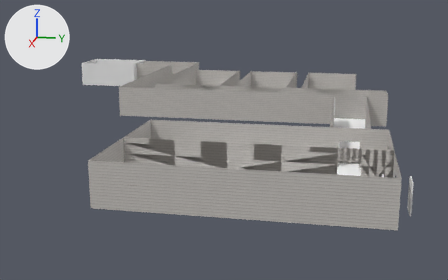
What one commit did to the glTF model assets/levels/level_1.glb.
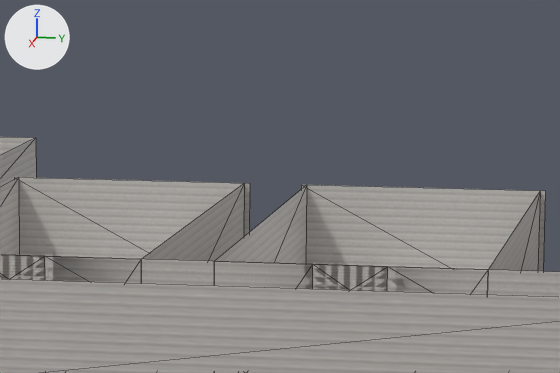
The first picture shows the older version from a 50 mm camera at (163.6, 63.8, 26.0) aimed at (46.0, 40.3, -3.4). The close-ups show the older and then the newer version on the part from 43% to 67% of the width and 13% to 38% of the height of that picture. Only the edits that show in the close-ups are written down. The lights are fixed; the arrows at upper left show +X, +Y and +Z. The close-ups show mesh edges as thin lines. Where no turn or scale is listed for an object, it has been applied to the vertices. Vertices at exactly the same position are counted once.
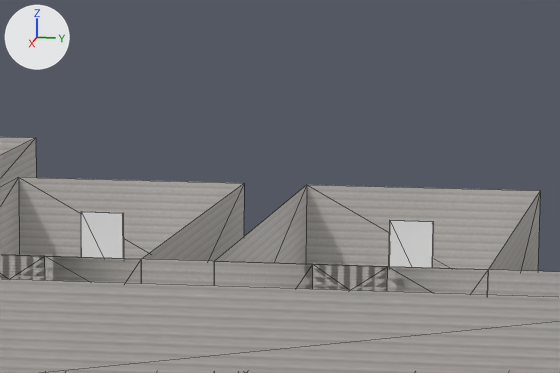
Where the newer file only moved an object's origin or applied its transform, the numbers keep the older frame.

Boxes [x1, y1, x2, y2] around the edits, measured in the close-ups (560 x 373 px):
'Plane.028', reshaped
    before: [301, 185, 545, 271]
    after: [306, 185, 540, 270]
'Cube.005', added
    after: [389, 220, 434, 268]
'Cube.004', added
    after: [81, 211, 124, 259]

The change, as a diff of the scene's bpy script:
```diff
--- a/assets/levels/level_1.glb.py
+++ b/assets/levels/level_1.glb.py
@@ me_plane_023 @@
 # used by ob_plane_028; location = (0.0, 0.0, 0.0)
-me_plane_023.from_pydata(...)  # 4 vertices, 2 faces; spans x 13.0, y 40.25..51.75, z 0.0..6.0
-me_plane_023.vertices[0].co = (13.0, 40.25, 6.0)  # pixel (301, 184)
-me_plane_023.vertices[1].co = (13.0, 40.25, 0.0)
-me_plane_023.vertices[2].co = (13.0, 51.75, 6.0)  # pixel (545, 190)
-me_plane_023.vertices[3].co = (13.0, 51.75, 0.0)
+me_plane_023.from_pydata(...)  # 4 vertices, 2 faces; spans x 13.0, y 40.5..51.5, z 0.0..6.0
+# me_plane_023 part 1
+me_plane_023.vertices[0].co = (13.0, 40.5, 6.0)  # pixel (306, 184)
+me_plane_023.vertices[1].co = (13.0, 40.5, 0.0)
+me_plane_023.vertices[2].co = (13.0, 51.5, 6.0)  # pixel (540, 190)
+me_plane_023.vertices[3].co = (13.0, 51.5, 0.0)
 me_plane_023.materials.append(mat_material_019)
@@ me_cube_005 @@
+me_cube_005.from_pydata([(0.08, -1.0, -2.0), (0.08, -1.0, 2.0), (-0.12, -1.0, -2.0), (-0.12, -1.0, 2.0), (0.12, 1.0, -2.0), (0.12, 1.0, 2.0), (-0.08, 1.0, -2.0), (-0.08, 1.0, 2.0)], [], [(0, 1, 3), (0, 3, 2), (2, 3, 7), (2, 7, 6), (6, 7, 5), (6, 5, 4), (4, 5, 1), (4, 1, 0), (2, 6, 4), (2, 4, 0), (7, 3, 1), (7, 1, 5)])
@@ me_cube_004 @@
+me_cube_004.from_pydata([(0.08, -1.0, -2.0), (0.08, -1.0, 2.0), (-0.12, -1.0, -2.0), (-0.12, -1.0, 2.0), (0.12, 1.0, -2.0), (0.12, 1.0, 2.0), (-0.08, 1.0, -2.0), (-0.08, 1.0, 2.0)], [], [(0, 1, 3), (0, 3, 2), (2, 3, 7), (2, 7, 6), (6, 7, 5), (6, 5, 4), (4, 5, 1), (4, 1, 0), (2, 6, 4), (2, 4, 0), (7, 3, 1), (7, 1, 5)])
@@ ob_cube_005 @@
+ob_cube_005 = bpy.data.objects.new('Cube.005', me_cube_005)
+ob_cube_005.location = (17.0, 46.0, 3.0)
@@ ob_cube_004 @@
+ob_cube_004 = bpy.data.objects.new('Cube.004', me_cube_004)
+ob_cube_004.location = (17.0, 31.5, 3.0)
```
